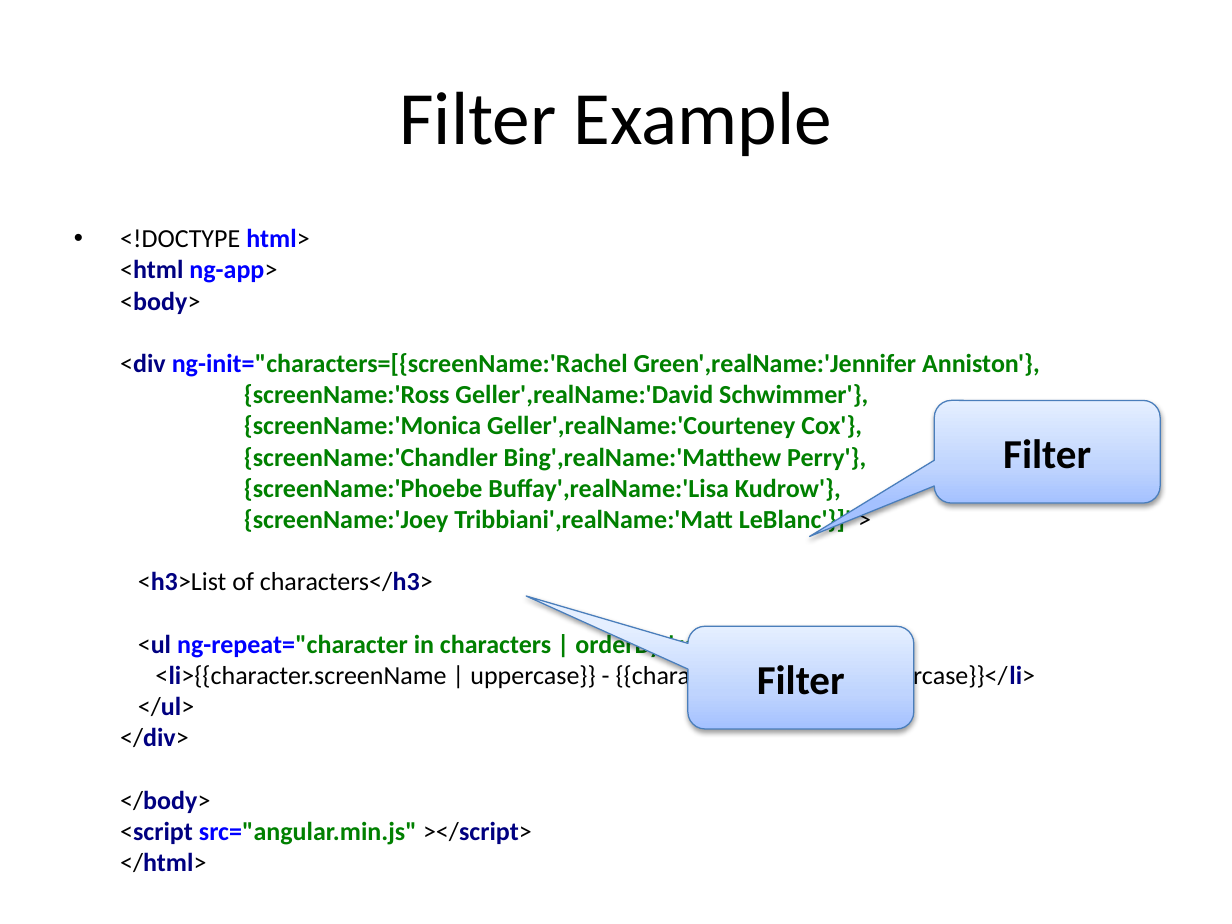
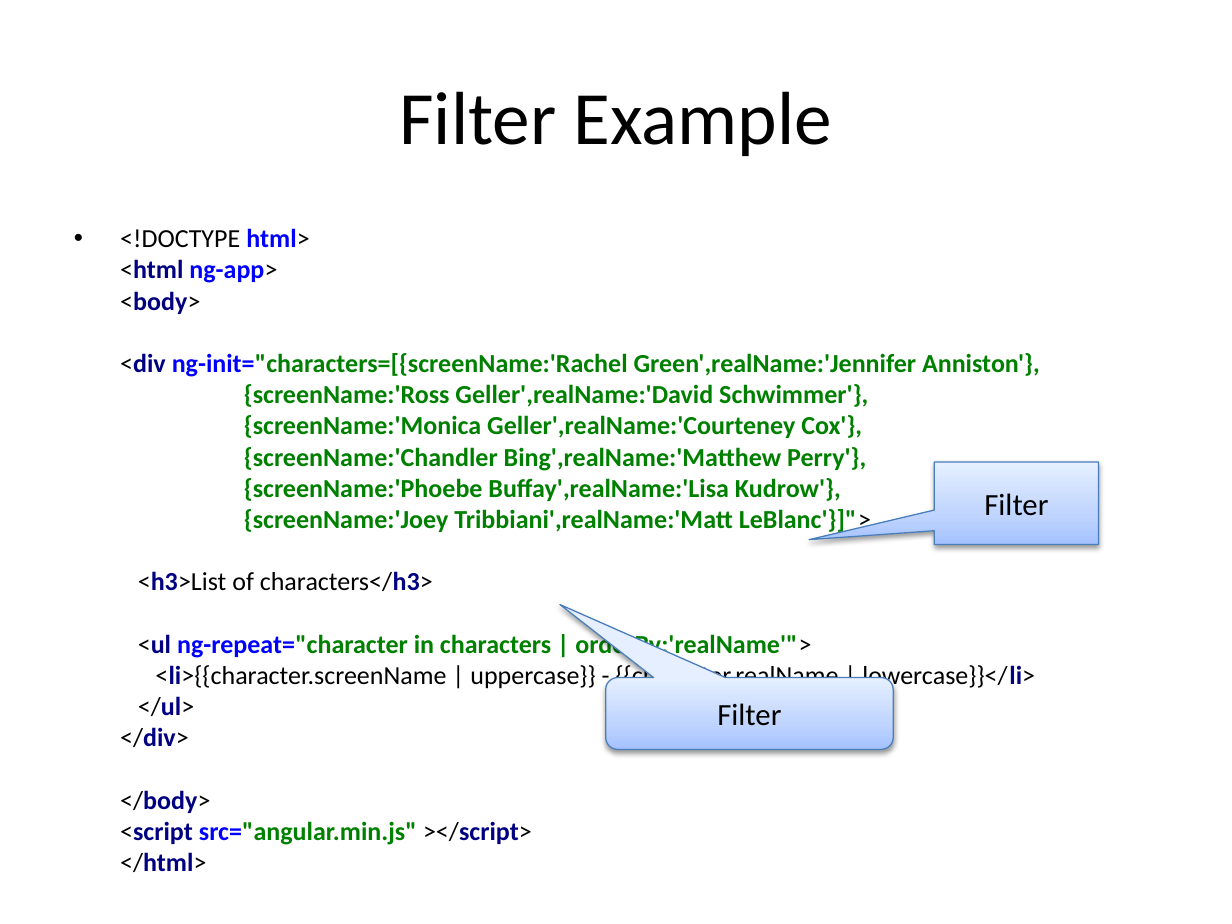
Before and after one commit to kirankasa/angularjs-samples, a slide deck: slide 13 of Angularjs.pptx. Drawn at 1232x924 pixels with LibreOffice and Linux fonts; fonts in the diff are those of the drawing. Boxes give left, top, right and bottom in pixels: in the first picture for what was removed or moved away, otherwise in the second. Text is boxed around its words. In the diff, an @@ line names an element or a change of style, - is before the commit and + after.

```diff
--- a/Angularjs.pptx
+++ b/Angularjs.pptx
@@ speech box "Filter": place and size @@
-speech box "Filter" at bbox=[934, 400, 1159, 503]
+speech box "Filter" at bbox=[934, 462, 1098, 545]
@@ speech box "Filter" at bbox=[934, 462, 1098, 545]: size 24 to 18 pt, bold off; rounded speech box to speech box @@
@@ rounded speech box "Filter": place and size @@
-rounded speech box "Filter" at bbox=[687, 626, 913, 728]
+rounded speech box "Filter" at bbox=[606, 678, 893, 749]
@@ rounded speech box "Filter" at bbox=[606, 678, 893, 749]: size 24 to 18 pt, bold off; proportions changed @@
```
Also in this commit, not shown: 4 other slides changed, 1 slide added, 3 other files.
